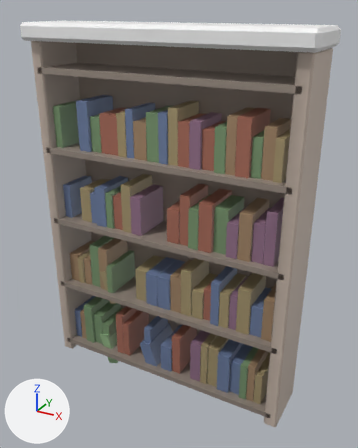
Two versions of the glTF model assets/models/furniture/bookshelf_gallery_0.glb, one commit apart.
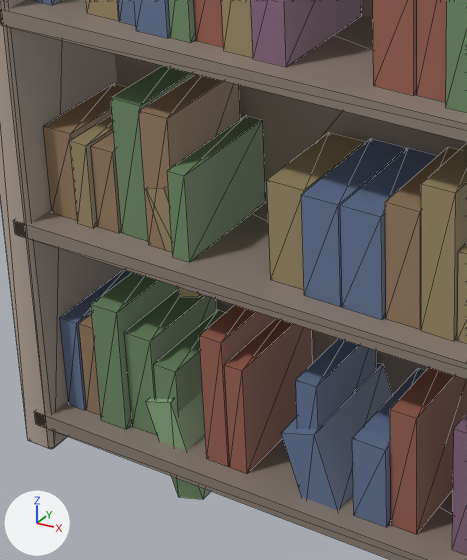
Each version appears first whole from a camera (50 mm lens) standing at (1.43, -2.48, 2.38) and looking at (0.06, 0.01, 1.14), and next in a close-up on the part from 16% to 54% of the width and 48% to 85% of the height. The lights are fixed; the arrows at lower left show +X, +Y and +Z. The first two pictures are the older version. The close-ups show mesh edges as thin lines. Vertices at exactly the same position are counted once.

In view in the first close-up: 'book'.
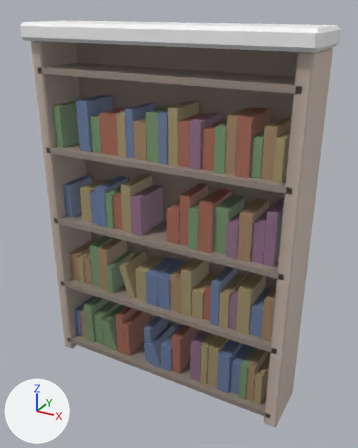
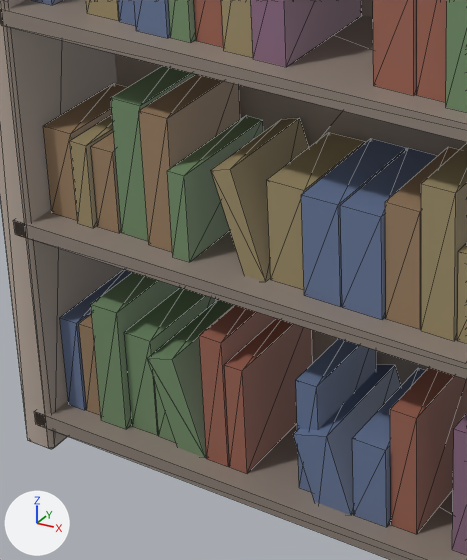
Changed parts and their boxes (x1, y1, x2, y2) in the close-ups (467 x 560 px; the box of a moved part takes in the faces that stretch with it):
```json
{"part": 1, "of": "me_book_362", "change": "moved or reshaped", "before": [281, 363, 392, 510], "after": [293, 364, 401, 515]}
{"part": 2, "of": "me_book_362", "change": "moved or reshaped", "before": [146, 187, 202, 297], "after": [211, 118, 309, 282]}
{"part": 3, "of": "me_book_362", "change": "moved or reshaped", "before": [146, 402, 203, 499], "after": [148, 359, 205, 458]}
{"part": 4, "of": "me_book_362", "change": "recoloured", "before": [146, 398, 211, 499], "after": [149, 300, 234, 458]}
```

Edits to the scene script, one JSON object a line:
```json
{"block": "me_book_362", "where": "# used by ob_book; location = (0.0, 0.0, 0.0)"}
{"op": "remove", "block": "me_book_362", "code": "me_book_362.from_pydata(...)  # 736 vertices, 1128 faces; spans x -0.87..0.87, y -0.23..0.18, z -0.04..2.3"}
{"op": "add", "block": "me_book_362", "code": "me_book_362.from_pydata(...)  # 736 vertices, 1128 faces; spans x -0.87..0.87, y -0.23..0.18, z 0.0..2.3"}
{"block": "me_book_362", "change": "me_book_362 part 1: the loose piece of 8 vertices spanning x -0.17..-0.04, y -0.14..0.14, z 0.07..0.27 is moved by (0.03, 0.0, 0.01)"}
{"block": "me_book_362", "change": "me_book_362 part 2: the loose piece of 8 vertices spanning x -0.49..-0.37, y -0.13..0.13, z 0.49..0.73 is moved by (0.16, 0.0, 0.09)"}
{"block": "me_book_362", "change": "me_book_362 part 3: the loose piece of 8 vertices spanning x -0.52..-0.39, y -0.13..0.13, z -0.04..0.21 is moved by (0.01, 0.0, 0.11)"}
{"block": "me_book_362", "change": "me_book_362 part 4: 10 kept faces spanning x -0.51..-0.37, y -0.13..0.13, z 0.08..0.33 get new vertex colours; the middle colour goes from grey #bababa to grey #9a9a9a"}
```
